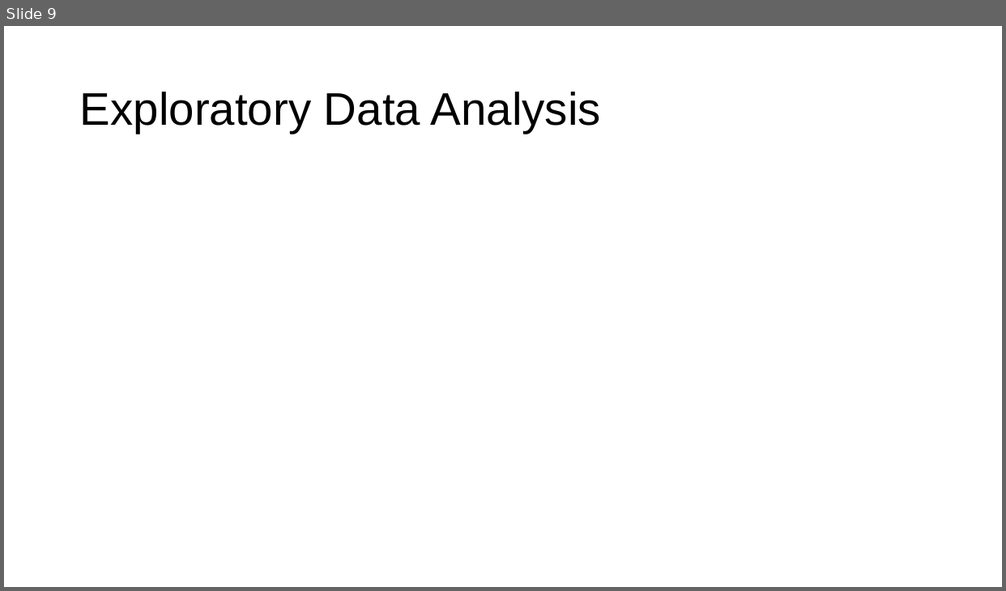
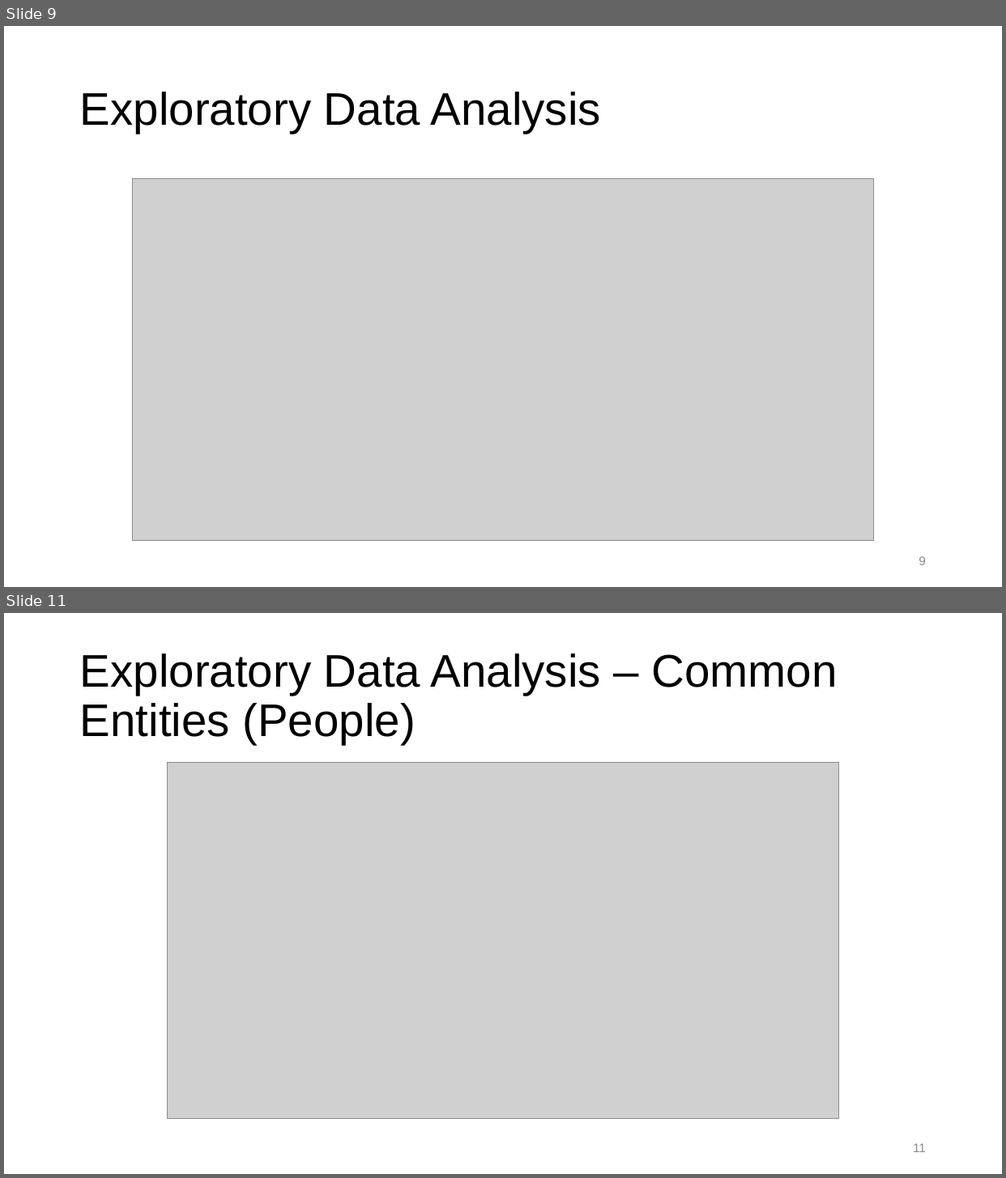
Before and after one commit to tomhalloin/berkshire, a slide deck: Buffett_Topic_Analysis.pptx. Shown one above the other, each under a label of ours: slide 9 before the commit, slides 9 and 11 after it; the slides between them are not shown. The pictures are 1006x591 and 1006x1178 pixels, drawn with LibreOffice and Linux fonts; fonts in the diff are those of the drawing; grey boxes stand for pictures. Boxes give left, top, right and bottom in pixels: in the first picture for what was removed or moved away, otherwise in the second. Text is boxed around its words. In the diff, an @@ line names an element or a change of style, - is before the commit and + after.

```diff
--- a/Buffett_Topic_Analysis.pptx
+++ b/Buffett_Topic_Analysis.pptx
@@ slide 11 added at <box>4,613,1002,1174</box>, background #FFFFFF @@
@@ title added at <box>80,653,837,745</box>, 44 pt, text #000000 @@
+Exploratory Data Analysis – Common Entities (People)
@@ picture added at <box>167,763,839,1119</box> @@
@@ page number added at <box>913,1144,926,1152</box>, 12 pt, text #8C8C8C @@
+11
@@ slide 9 changed as well @@
@@ picture added at <box>133,179,874,540</box> @@
@@ page number added at <box>918,557,926,565</box>, 12 pt, text #8C8C8C @@
+9
```
Also in this commit, not shown: 13 other slides changed, 4 other slides added, 1 slide removed.
